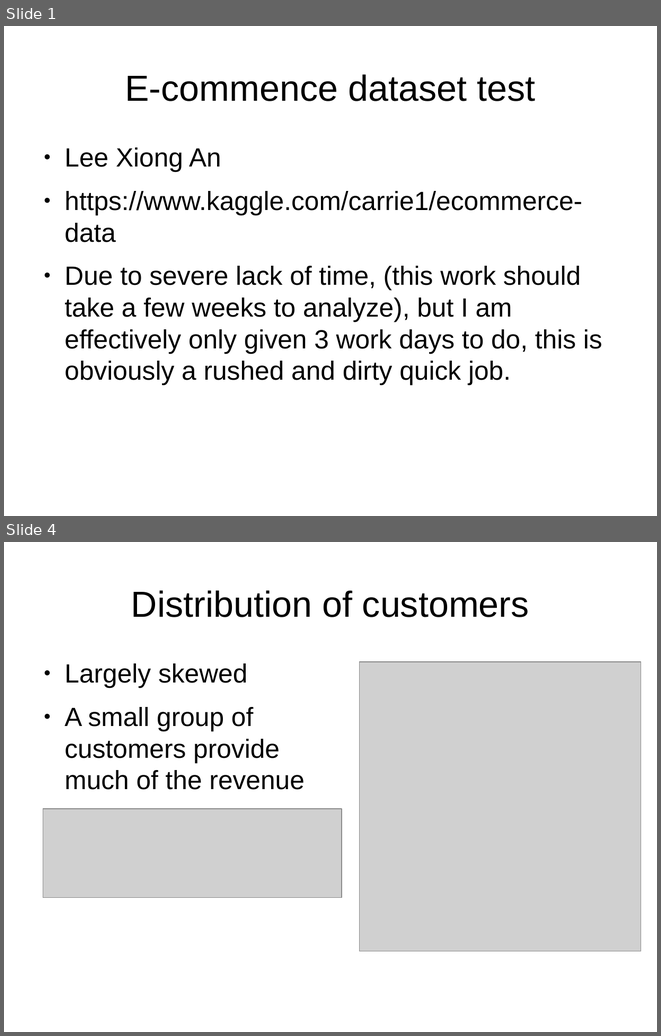
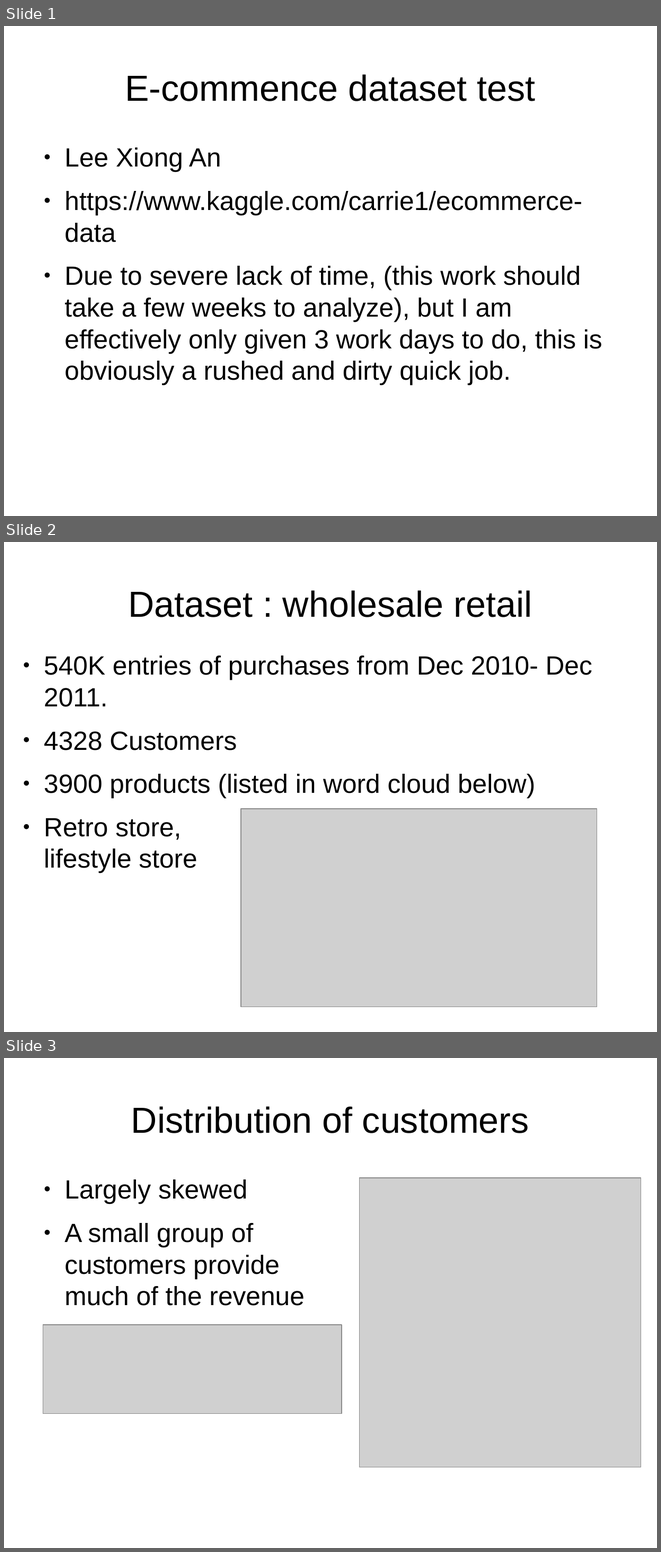
Before and after one commit to leexa90/E-commece-Data-Science, a slide deck: Present.odp. Shown one above the other, each under a label of ours: slides 1 and 4 before the commit, slides 1, 2 and 3 after it; the slides between them are not shown. The pictures are 661x1036 and 661x1552 pixels, drawn with LibreOffice and Linux fonts; fonts in the diff are those of the drawing; grey boxes stand for pictures. Boxes give left, top, right and bottom in pixels: in the first picture for what was removed or moved away, otherwise in the second. Text is boxed around its words. In the diff, an @@ line names an element or a change of style, - is before the commit and + after.

```diff
--- a/Present.odp
+++ b/Present.odp
@@ slide 2 added at (4,542,657,1032), background #FFFFFF @@
@@ title added at (128,590,532,617), 44 pt, text #000000 @@
+Dataset : wholesale retail
@@ text added at (44,655,592,873), 32 pt, text #000000 @@
+● 540K entries of purchases from Dec 2010- Dec 2011.
+● 4328 Customers
+● 3900 products (listed in word cloud below)
+● Retro store,
+  lifestyle store
@@ picture added at (241,809,597,1006) @@
@@ what was slide 4 is now slide 3 @@
```
Also in this commit, not shown: 3 slides changed, 5 other slides added, 4 slides removed, 2 other files.
